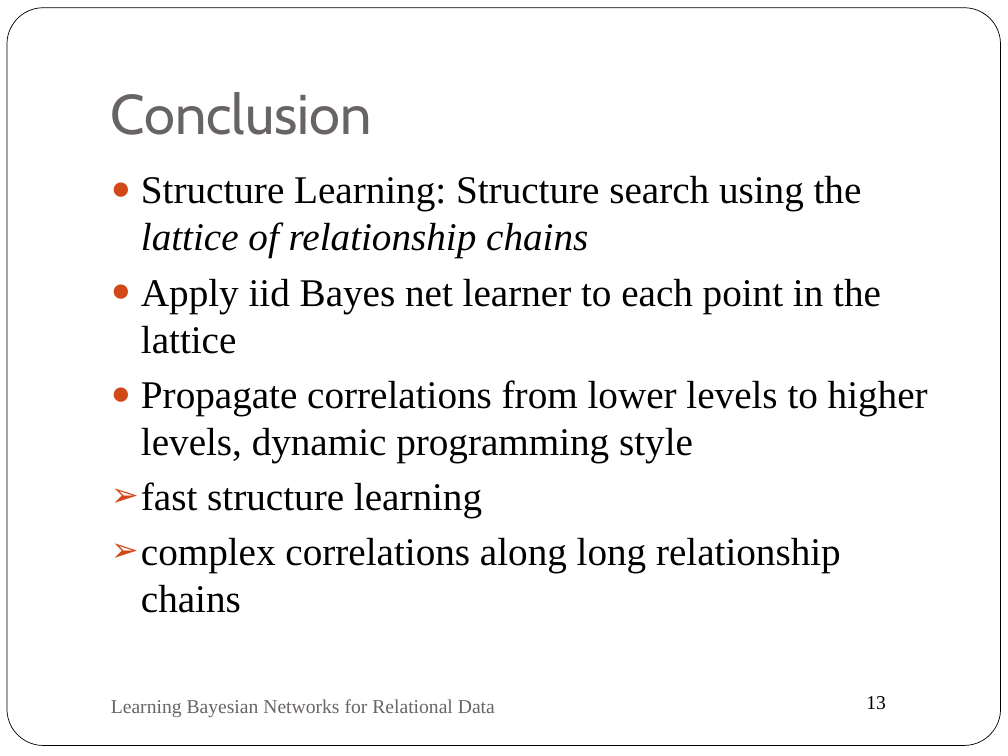
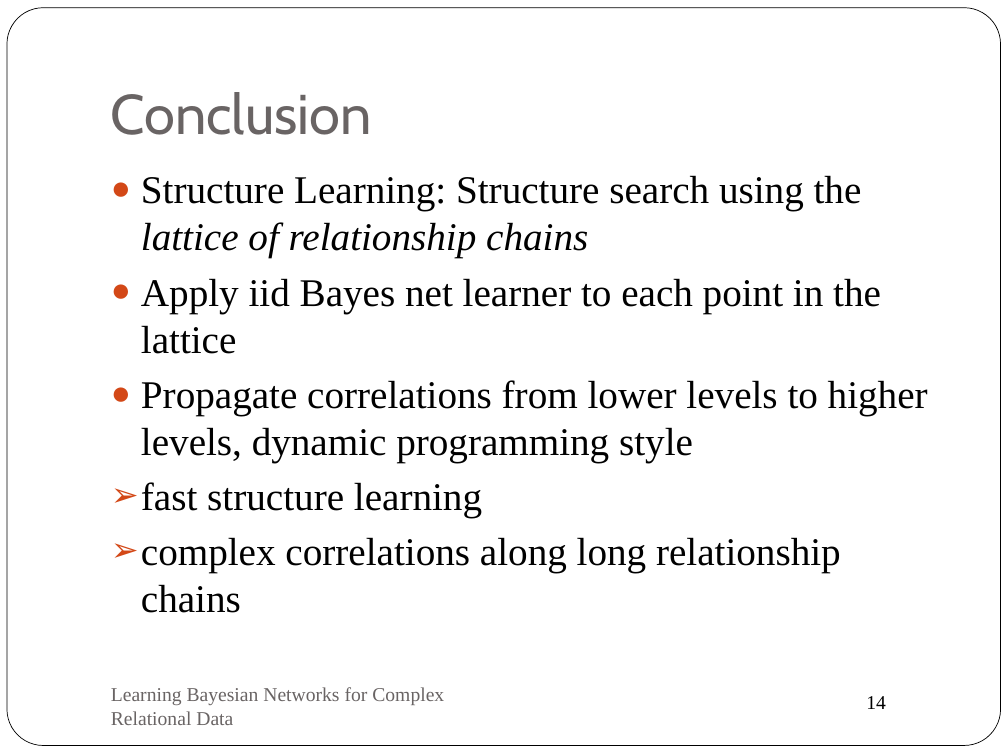
Before and after one commit to oschulte/srl-tutorial-slides, a slide deck: slide 14 of ch4-struc-learning.pptx (slide 13 before the commit). Drawn at 1008x756 pixels with LibreOffice and Linux fonts; fonts in the diff are those of the drawing. Boxes give left, top, right and bottom in pixels: in the first picture for what was removed or moved away, otherwise in the second. Text is boxed around its words. In the diff, an @@ line names an element or a change of style, - is before the commit and + after.

Commit message:
new structure learning part

```diff
--- a/ch4-struc-learning.pptx
+++ b/ch4-struc-learning.pptx
@@ text at bbox=[111, 687, 444, 725]: text changed @@
-Learning Bayesian Networks for Relational Data
+Learning Bayesian Networks for Complex Relational Data
@@ page number at bbox=[866, 696, 886, 709]: text changed @@
-13
+14
```
Also in this commit, not shown: 11 other slides changed, 2 slides added, 1 slide removed.
